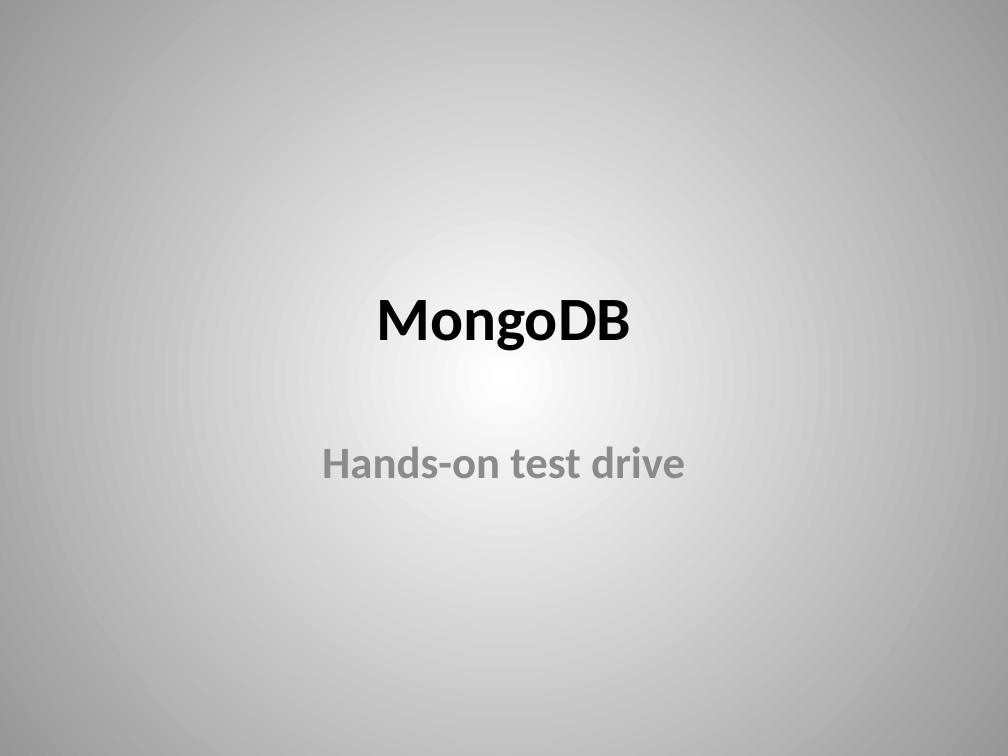
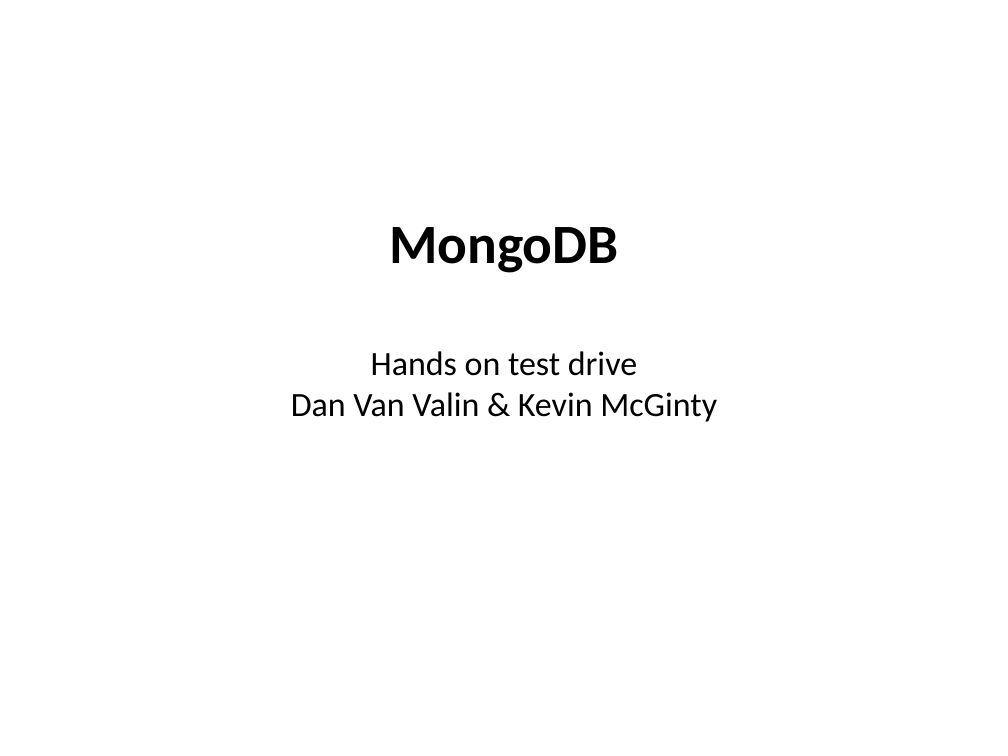
Before and after one commit to dvanvali/mongoDbPresentation, a slide deck: slide 1 of MongoDB.pptx. Drawn at 1008x756 pixels with LibreOffice and Linux fonts; fonts in the diff are those of the drawing; background and template pictures are left out. Boxes give left, top, right and bottom in pixels: in the first picture for what was removed or moved away, otherwise in the second. Text is boxed around its words. In the diff, an @@ line names an element or a change of style, - is before the commit and + after.

Commit message:
new background and update to 2 slides

```diff
--- a/MongoDB.pptx
+++ b/MongoDB.pptx
@@ background gradient #FFFFFF to #979797 to picture (left out) @@
@@ title at <box>291,227,717,422</box>: text changed; size 44 to 24.3 pt; bold off @@
-MongoDB
+MongoDB
+Hands on test drive
+Dan Van Valin & Kevin McGinty
@@ subtitle removed at <box>322,447,685,478</box> @@
-Hands-on test drive
```
Also in this commit, not shown: 37 other slides changed, 1 slide removed, 1 other file.
